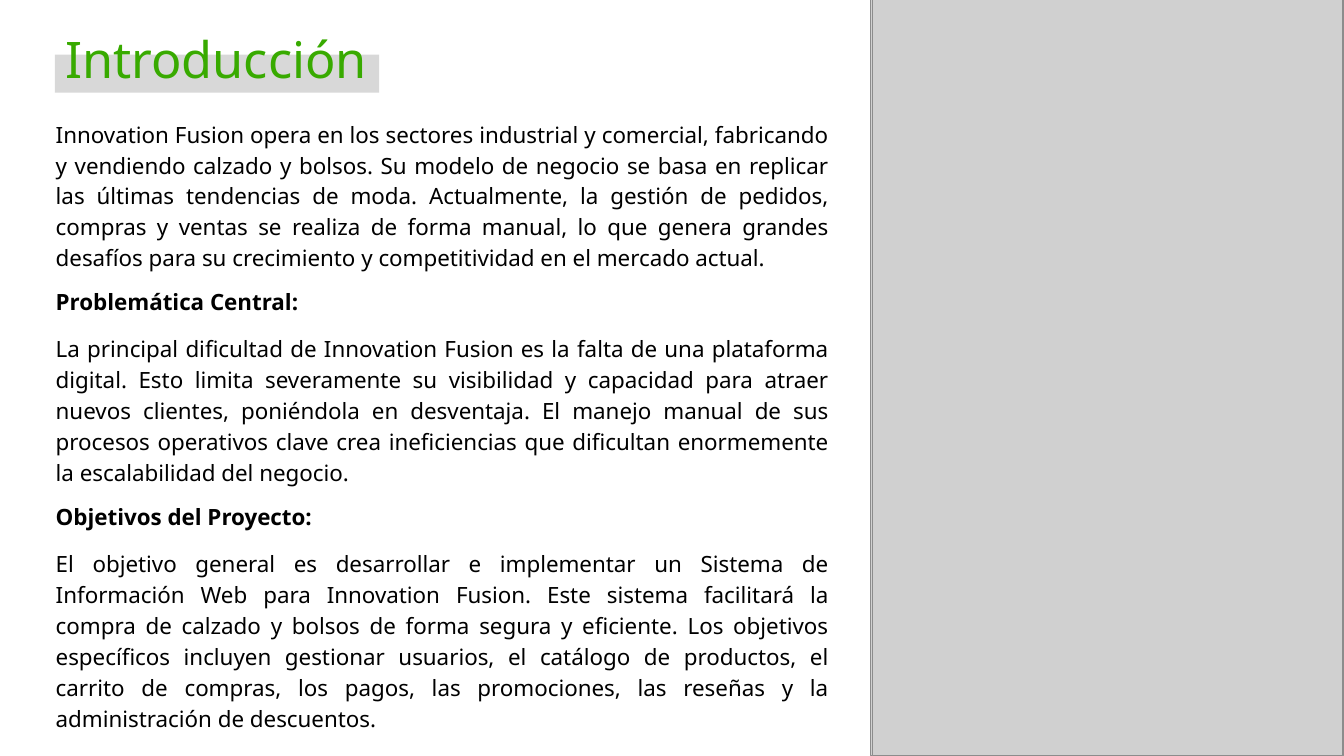
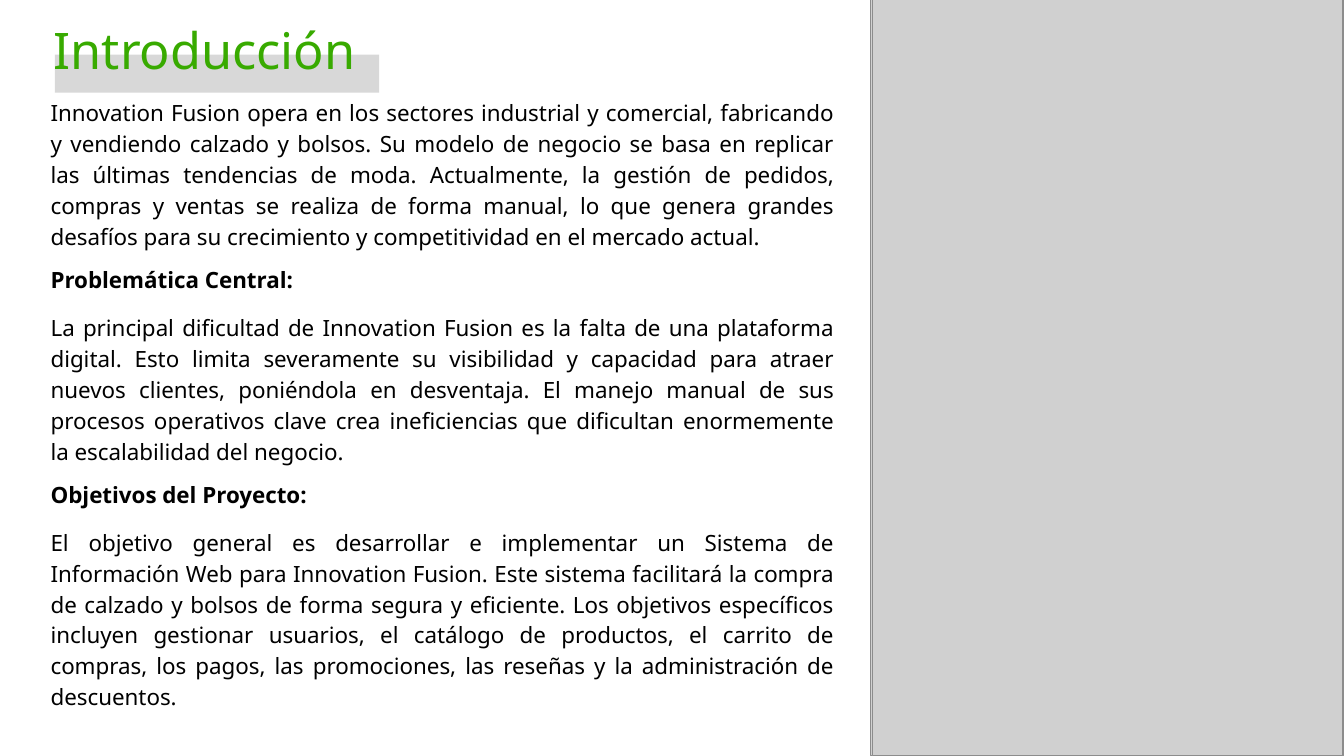
Before and after one commit to Katherin-22/zefiro, a slide deck: slide 3 of 01_proyecto/trim1/01_contextualizacion_proyecto/Presentación del Proyecto.pptx. Drawn at 1344x756 pixels with LibreOffice and Linux fonts; fonts in the diff are those of the drawing; grey boxes stand for pictures; background and template pictures are left out. Boxes give left, top, right and bottom in pixels: in the first picture for what was removed or moved away, otherwise in the second. Text is boxed around its words. In the diff, an @@ line names an element or a change of style, - is before the commit and + after.

```diff
--- a/01_proyecto/trim1/01_contextualizacion_proyecto/Presentación del Proyecto.pptx
+++ b/01_proyecto/trim1/01_contextualizacion_proyecto/Presentación del Proyecto.pptx
@@ text "Introducción": place and size @@
-text "Introducción" at [65, 39, 367, 79]
+text "Introducción" at [54, 30, 356, 70]
@@ text "Innovation Fusion opera en los ..." rewrapped from [56, 126, 829, 728] to [51, 104, 834, 706] @@
```
Also in this commit, not shown: 3 other slides changed, 9 slides added.
